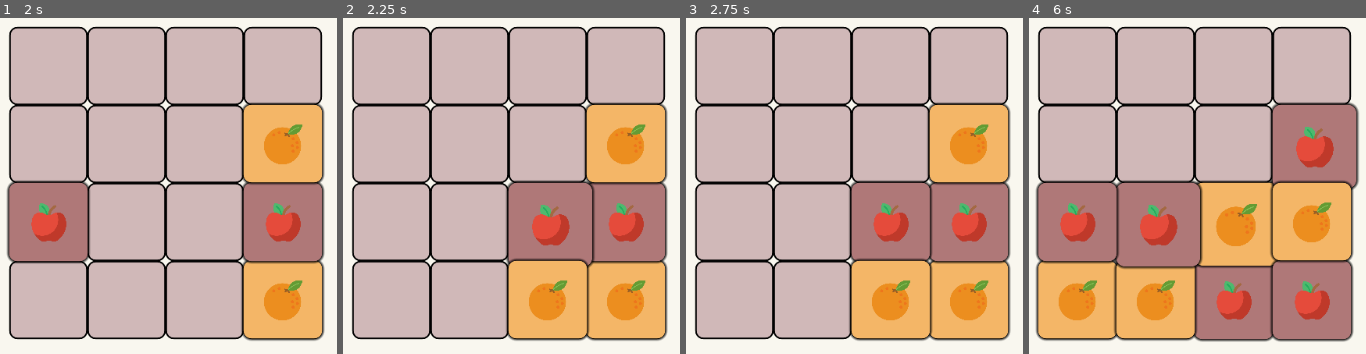
Above: before the commit, frames 1-4 (left to right).
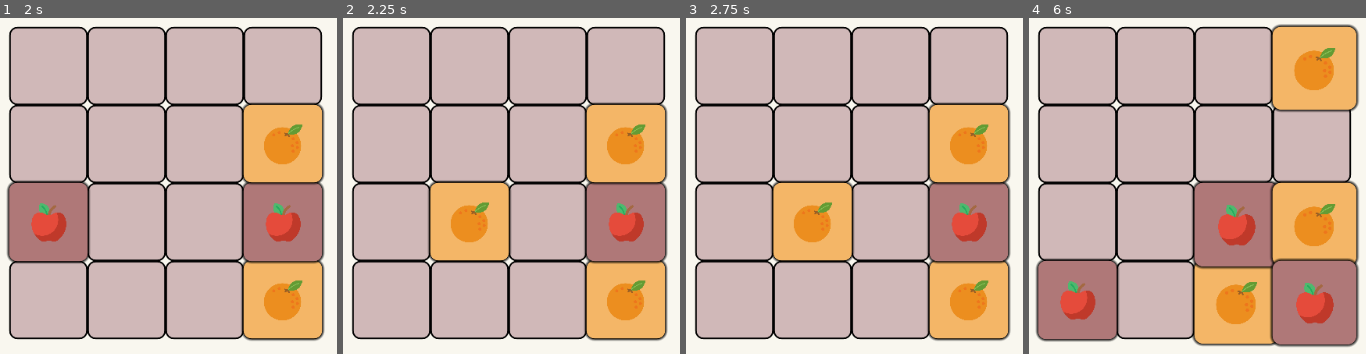
Above: after the commit, the same moments.

Repository: Unmeshme/task4
Game: Godot game, scene res://src/LevelManager.tscn
Same seed, same stepped clock (60 frames per second), same inputs: the game is played once before the commit and once after it.
Inputs:
- Up to frame 1 (2 s): tap Enter at 0.5 s; hold D (right) 0.53-1.28 s; tap Space at 1.25 s; hold S (down) from 1.28 s (still down)
- Up to frame 2 (2.25 s): tap Enter at 2 s; release S (down) at 2.03 s; hold D (right) from 2.03 s (still down)
- Up to frame 3 (2.75 s): keep holding D (right)
- Up to frame 4 (6 s): tap Space at 2.75, 4.25 s; release D (right) at 2.78 s; hold W (up) 2.78-3.53 s; tap Enter at 3.5 s; hold A (left) 3.53-5.03 s; hold S (down) 5.03-5.78 s; hold D (right) from 5.78 s (still down)

Frame 1 is identical in both runs. In frame 2, 17% of the frame differs, in the area x 25-75%, y 48-97%; in frame 3, 17%; in frame 4, 48%, in the area x 1-98%, y 1-98%.

Commit message:
feat(update): Added mechanism to merge items on move

Diff:
--- a/src/BoardState.gd
+++ b/src/BoardState.gd
@@ -64,8 +64,7 @@
 
 	if m_dir != Vector2.ZERO:
 		if is_animating:
-			buffered_input = m_dir
-			move_items(buffered_input)
+			return
 		else:
 			move_items(m_dir)
 
@@ -78,9 +77,8 @@
 	is_animating = true
 	#get a row/ column according to the move_direction:
 	var m_move: Vector2 = p_move
-
 	var m_cells_to_process: Array = []
-
+	var m_merged_cells: Array = []
 
 	if m_move == Vector2.LEFT or m_move == Vector2.RIGHT:
 		for m_y in range(Globals.grid_height):
@@ -92,15 +90,39 @@
 	for m_cell in m_cells_to_process:
 		var m_item: Control = occupied[m_cell]
 		var m_target: Vector2 = m_cell
+		var m_will_merge: bool = false
+		var m_merge_target_cell: Vector2 = Vector2(-1, -1)
 
 		while true:
 			var m_next: Vector2 = m_target + p_move
 			if empty_grid.has(m_next) and not occupied.has(m_next):
 				m_target = m_next
+			elif occupied.has(m_next):
+				var m_other_item: Control = occupied[m_next]
+				if m_other_item.get("my_id") == m_item.get("my_id"):
+					m_will_merge = true
+					m_merge_target_cell = m_next
+				break
 			else:
 				break
 
-		if m_target != m_cell:
+		if m_will_merge:
+			occupied.erase(m_cell)
+			empty_grid.append(m_cell)
+			m_merged_cells.append(m_merge_target_cell)
+
+			var m_world_pos: Vector2 = Globals.convert_grid_to_global(m_merge_target_cell)
+			var m_target_item: Control = occupied[m_merge_target_cell]
+
+			var m_tween: SceneTreeTween = get_tree().create_tween()
+			m_tween.tween_property(m_item, "rect_global_position", m_world_pos, 0.15)
+			m_tween.tween_callback(m_item, "queue_free")
+
+			var m_scale_tween: SceneTreeTween = get_tree().create_tween()
+			m_scale_tween.tween_property(m_target_item, "rect_scale", scaled_value, 0.1)
+			m_scale_tween.tween_property(m_target_item, "rect_scale", Vector2.ONE, 0.1)
+
+		elif m_target != m_cell:
 			occupied.erase(m_cell)
 			occupied[m_target] = m_item
 			empty_grid.append(m_cell)
@@ -137,7 +159,7 @@
 
 
 
-func get_row_data(p_row_index:int , p_dir: Vector2) -> Array:
+func get_row_data(p_row_index: int , p_dir: Vector2) -> Array:
 	var m_x_position: Array = []
 
 	for m_cell in occupied.keys():
--- a/src/apple.gd
+++ b/src/apple.gd
@@ -1,9 +1 @@
 extends GameDeliveryItem
-
-
-func _set_id() -> void:
-	my_id = ITEM_ID.ITEM_APPLE
-
-
-func _ready() -> void:
-	_set_id()
--- a/src/game_item.gd
+++ b/src/game_item.gd
@@ -9,40 +9,21 @@
 var scaled_value: Vector2 = Vector2(1.1, 1.1)
 var scaled_down: Vector2 = Vector2(0.9, 0.9)
 
+
+
 enum ITEM_ID{
 	ITEM_APPLE = 0,
 	ITEM_ORANGE
 }
 
-var my_id: int
-#position inside the grid
-#var curr_position: Vector2
+export (ITEM_ID) var my_id: int = ITEM_ID.ITEM_APPLE
+
 
 func _ready() -> void:
 	#start_idle_pulse()
 	pass
 
 
-func start_idle_pulse() -> void:
-	rect_pivot_offset = rect_size / 2.0
-	var m_pulse_tween: SceneTreeTween = get_tree().create_tween()
-
-	m_pulse_tween.set_loops()
-
-	#scale out sequence
-	m_pulse_tween.tween_property(
-		self,
-		"rect_scale",
-		scaled_value,
-		.2
-	).set_trans(Tween.TRANS_SINE).set_ease(Tween.EASE_IN_OUT)
-
-	m_pulse_tween.tween_property(
-		self,
-		"rect_scale",
-		Vector2.ONE,
-		.2
-	).set_trans(Tween.TRANS_SINE).set_ease(Tween.EASE_IN_OUT)
 
 
 func spawn_animation() -> void:
--- a/src/orange.gd
+++ b/src/orange.gd
@@ -1,8 +1 @@
 extends GameDeliveryItem
-
-
-func _set_id() -> void:
-	my_id = ITEM_ID.ITEM_ORANGE
-
-func _ready() -> void:
-	_set_id()
--- a/src/orange.tscn
+++ b/src/orange.tscn
@@ -19,6 +19,7 @@
 __meta__ = {
 "_edit_use_anchors_": true
 }
+my_id = 1
 
 [node name="back-ground" type="Panel" parent="."]
 anchor_right = 1.0
